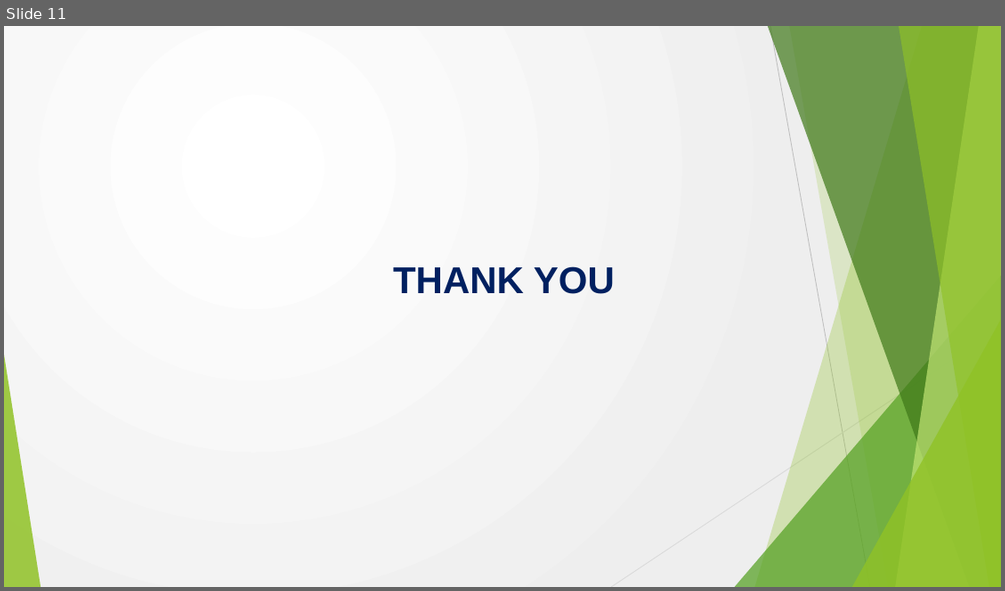
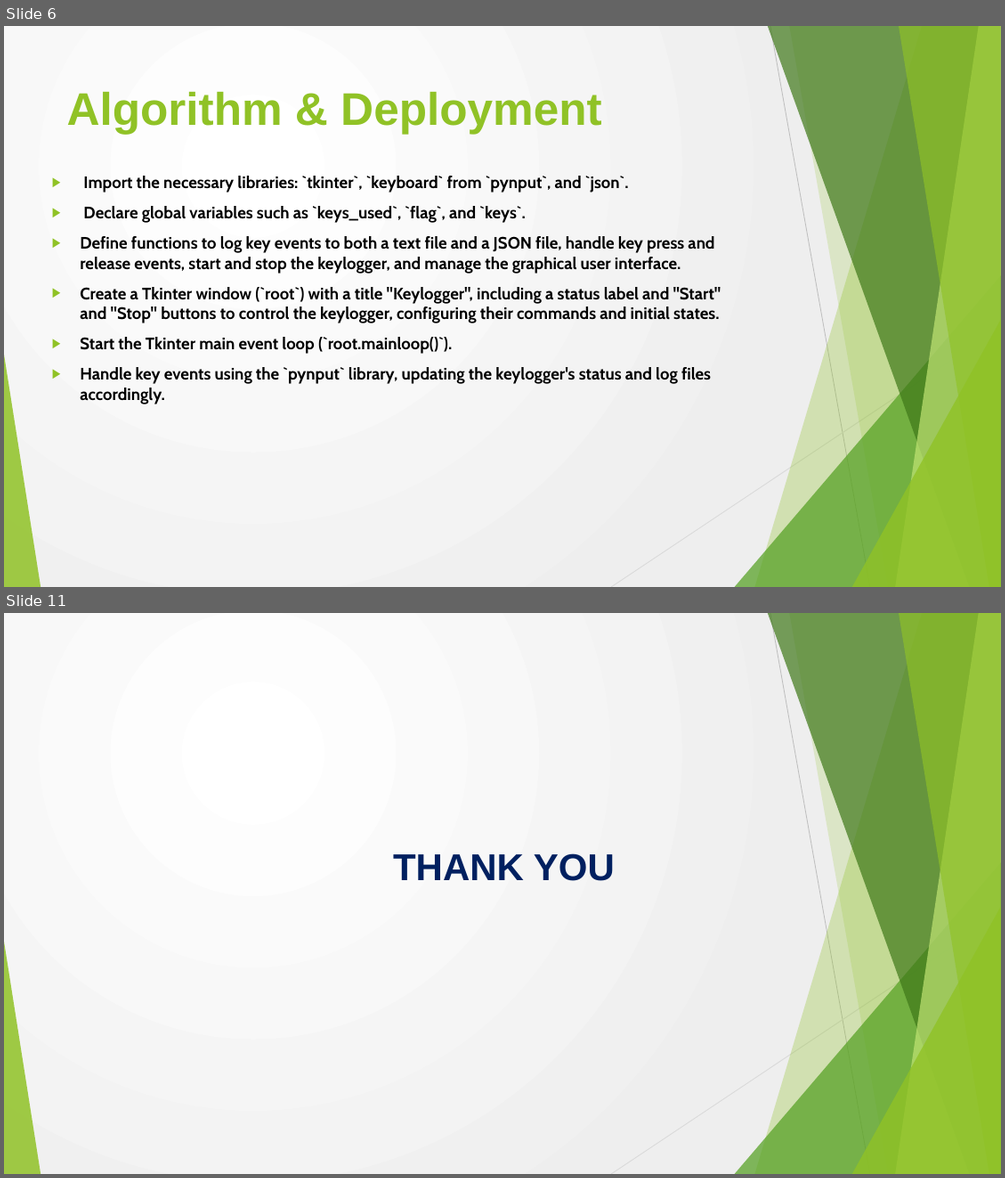
Before and after one commit to AHBRIJESH/Keylogger-NM, a slide deck: Project.pptx. Shown one above the other, each under a label of ours: slide 11 before the commit, slides 6 and 11 after it; the slides between them are not shown. The pictures are 1005x591 and 1005x1178 pixels, drawn with LibreOffice and Linux fonts; fonts in the diff are those of the drawing; background and template pictures are left out. Boxes give left, top, right and bottom in pixels: in the first picture for what was removed or moved away, otherwise in the second. Text is boxed around its words. In the diff, an @@ line names an element or a change of style, - is before the commit and + after.

```diff
--- a/Project.pptx
+++ b/Project.pptx
@@ slide 6 added at (x1=4, y1=26, x2=1001, y2=587), background gradient #FFFFFF to #EEEEEE; not listed: 10 template elements that a slide beside it also shows @@
@@ title added at (x1=67, y1=92, x2=602, y2=134), 44 pt, text #90C226, bold @@
+Algorithm & Deployment
@@ text added at (x1=80, y1=176, x2=721, y2=404), 16 pt, text #000000, bold @@
+▶ Import the necessary libraries: `tkinter`, `keyboard` from `pynput`, and `json`.
+▶ Declare global variables such as `keys_used`, `flag`, and `keys`.
+▶ Define functions to log key events to both a text file and a JSON file, handle key press and release events, start and stop the keylogger, and manage the graphical user interface.
+▶ Create a Tkinter window (`root`) with a title "Keylogger", including a status label and "Start" and "Stop" buttons to control the keylogger, configuring their commands and initial states.
+▶ Start the Tkinter main event loop (`root.mainloop()`).
+▶ Handle key events using the `pynput` library, updating the keylogger's status and log files accordingly.
```
Also in this commit, not shown: 8 slides changed, 1 other slide added, 2 slides removed.
